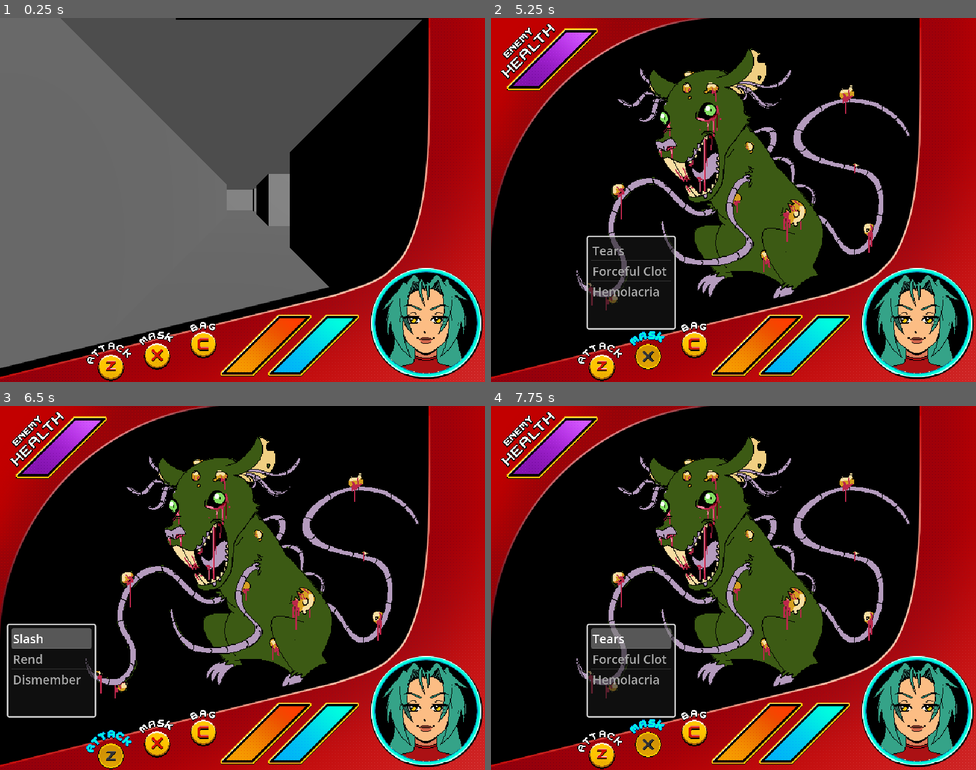
Above: before the commit, frames 1-4 (two rows, left to right).
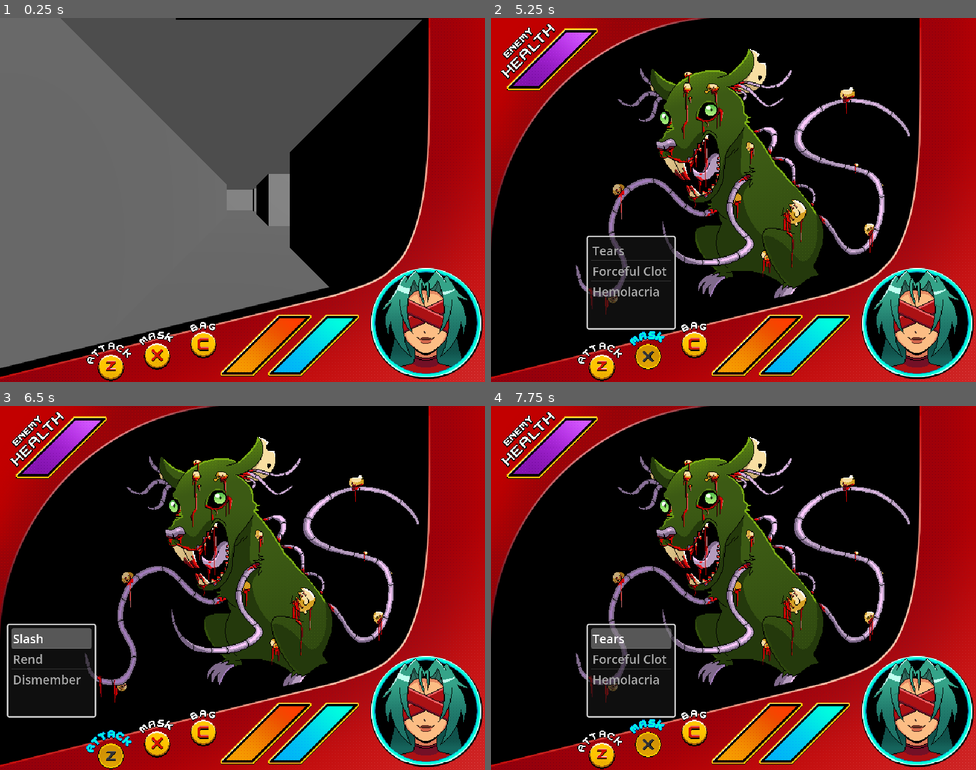
Above: after the commit, the same moments.

Repository: PotentiallyParadoxical/mask-breaker
Game: Godot game, scene res://world.tscn
Same seed, same stepped clock (60 frames per second), same inputs: the game is played once before the commit and once after it. The engine's default icon, where the game draws it, is replaced by a stand-in: a white triangle on a blue panel in a dark square.
Inputs (mouse positions are in pixels of both pictures, inside the frame that each line leads up to):
- Up to frame 1 (0.25 s): no input
- Up to frame 2 (5.25 s): click (646, 349) at 0.5 s; click (597, 360) at 1.25 s; click (694, 338) at 2 s; tap Enter at 2.75 s; hold D (move_right) 2.78-3.53 s; tap Z (Attack) at 2.85 s; hold S (move_back) 3.53-4.28 s; tap C (Item) at 3.6 s; hold D (move_right) 4.28-5.03 s; tap X (Magic) at 4.35 s; hold W (move_forward) from 5.03 s (still down); tap Q (Spawn) at 5.1 s
- Up to frame 3 (6.5 s): tap Space at 5.75 s; release W (move_forward) at 5.78 s; hold A (move_left) from 5.78 s (still down); tap Z (Attack) at 5.85 s
- Up to frame 4 (7.75 s): tap Enter at 6.5 s; tap C (Item) at 6.6 s; tap Space at 7.25 s; release A (move_left) at 7.28 s; hold S (move_back) from 7.28 s (still down); tap X (Magic) at 7.35 s

The runs differ from the first frame. In frame 1, 2.0% of the frame differs, in the area x 78-97%, y 69-98%; in frame 2, 11%; in frame 3, 11%, in the area x 17-97%, y 8-98%; in frame 4, 11%.

Commit message:
update assets

Diff:
--- a/control.gd
+++ b/control.gd
@@ -20,6 +20,7 @@
 func _ready() -> void:
 	mask_count = $Data.masks.keys().count
 	mask = $Data.masks.keys()[mask_index]
+	$Portrait/Mask.texture = load($Data.masks[mask]["sprite"])
 	player = $"Data".entities["player"].duplicate(true)
 	player["chp"] = player["hp"]
 	player["cmp"] = player["mp"]
--- a/control.tscn
+++ b/control.tscn
@@ -3,8 +3,8 @@
 [ext_resource type="Script" uid="uid://c6sik6wtx52ye" path="res://control.gd" id="1_qtu10"]
 [ext_resource type="Texture2D" uid="uid://cky2i61r2s72j" path="res://Assets/_REFERENCE.png" id="2_iy58a"]
 [ext_resource type="Texture2D" uid="uid://t2pg15oxm531" path="res://Assets/TopBar.png" id="3_6a6wx"]
-[ext_resource type="Texture2D" uid="uid://cwquay1b1dmus" path="res://Assets/rat_TEMP.png" id="3_kuuv8"]
-[ext_resource type="AudioStream" uid="uid://jvuwfq24j2br" path="res://Assets/hl2-stalker-scream.mp3" id="4_ou021"]
+[ext_resource type="Texture2D" uid="uid://dglokcrg08bne" path="res://Assets/ratClean.png" id="3_kuuv8"]
+[ext_resource type="AudioStream" uid="uid://ciuc7esc6k7xw" path="res://Assets/snd_menucancel.wav" id="4_3fl80"]
 [ext_resource type="Texture2D" uid="uid://cpv644i7cg72q" path="res://Assets/BottomBar.png" id="4_sky72"]
 [ext_resource type="Texture2D" uid="uid://bnwmlun4pvggj" path="res://Assets/Input_Z_UP.png" id="6_0ytqx"]
 [ext_resource type="Texture2D" uid="uid://b30fjj3kbjqt0" path="res://Assets/Input_Z_DOWN.png" id="7_pxugv"]
@@ -13,12 +13,14 @@
 [ext_resource type="Texture2D" uid="uid://i31jga75s4vy" path="res://Assets/Input_C_UP.png" id="10_am1vj"]
 [ext_resource type="Texture2D" uid="uid://bghvvuy3k1n05" path="res://Assets/Input_C_DOWN.png" id="11_g31lc"]
 [ext_resource type="Texture2D" uid="uid://bghtfy1nkmj2y" path="res://Assets/CharaPortBox.png" id="11_oq4si"]
-[ext_resource type="Texture2D" uid="uid://dmtj158mac8vm" path="res://Assets/CharaPort_TEMP.png" id="12_m4egf"]
 [ext_resource type="Texture2D" uid="uid://swa6omxgtpht" path="res://Assets/Bar_Empty.png" id="13_pi4e7"]
 [ext_resource type="Texture2D" uid="uid://b62uv817l81q0" path="res://Assets/Bar_Red.png" id="14_kuuv8"]
 [ext_resource type="Texture2D" uid="uid://dcypvhel4r728" path="res://Assets/Bar_Blue.png" id="15_ou021"]
 [ext_resource type="Texture2D" uid="uid://vj6537pfcuo0" path="res://Assets/Bar_Purple.png" id="16_3fl80"]
 [ext_resource type="Texture2D" uid="uid://bqakydduw8irw" path="res://Assets/EnemyHealth.png" id="17_8jbwv"]
+[ext_resource type="Texture2D" uid="uid://dt5fttaku1oqu" path="res://Assets/chara_Portrait.png" id="17_kuuv8"]
+[ext_resource type="Texture2D" uid="uid://dh77dp7iomqua" path="res://Assets/Mask5.png" id="18_3fl80"]
+[ext_resource type="Texture2D" uid="uid://de1o8upfg2wji" path="res://Assets/HairOverlay.png" id="19_8jbwv"]
 [ext_resource type="Script" uid="uid://d38s0tcvurpfc" path="res://data.gd" id="21_ou021"]
 
 [node name="Control" type="Control" unique_id=1237587980]
@@ -47,7 +49,8 @@
 texture = ExtResource("3_kuuv8")
 
 [node name="Hl2StalkerScream" type="AudioStreamPlayer" parent="Enemy" unique_id=484783691]
-stream = ExtResource("4_ou021")
+stream = ExtResource("4_3fl80")
+volume_db = 15.0
 
 [node name="Top Bar" type="TextureRect" parent="." unique_id=857206827]
 layout_mode = 0
@@ -169,7 +172,19 @@
 layout_mode = 0
 offset_right = 148.0
 offset_bottom = 146.0
-texture = ExtResource("12_m4egf")
+texture = ExtResource("17_kuuv8")
+
+[node name="Mask" type="TextureRect" parent="Portrait" unique_id=451934886]
+layout_mode = 0
+offset_right = 148.0
+offset_bottom = 146.0
+texture = ExtResource("18_3fl80")
+
+[node name="Hair" type="TextureRect" parent="Portrait" unique_id=494769803]
+layout_mode = 0
+offset_right = 40.0
+offset_bottom = 40.0
+texture = ExtResource("19_8jbwv")
 
 [node name="health holder" type="TextureRect" parent="." unique_id=1030584033]
 layout_mode = 0
--- a/data.gd
+++ b/data.gd
@@ -50,6 +50,7 @@
 var masks: Dictionary = {
 	"maskphys": {
 		"name": "Revolution",
+		"sprite": "res://Assets/Mask5.png",
 		"moves": [
 			["phys1", "mela1", "phle1"], # Moves at level 1
 			["phys2", "sang1"], # Add these at level 2
@@ -59,6 +60,7 @@
 	},
 	"masksang": {
 		"name": "",
+		"sprite": "",
 		"moves": [
 			[], # 1
 			[], # 2
@@ -68,6 +70,7 @@
 	},
 	"maskchol": {
 		"name": "",
+		"sprite": "",
 		"moves": [
 			["chol1"], # 1
 			["chol2"], # 2
@@ -77,6 +80,7 @@
 	},
 	"maskmela": {
 		"name": "",
+		"sprite": "",
 		"moves": [
 			[], # 1
 			["mela2"], # 2
@@ -86,6 +90,7 @@
 	},
 	"maskphle": {
 		"name": "",
+		"sprite": "",
 		"moves": [
 			[], # 1
 			["phle2"], # 2
--- a/player.tscn
+++ b/player.tscn
@@ -4,6 +4,7 @@
 [ext_resource type="Script" uid="uid://bwkqpk0pqtygm" path="res://player.gd" id="1_onrkg"]
 [ext_resource type="AudioStream" uid="uid://cyfuc3pgh0epq" path="res://Assets/snd_menuconfirm2.wav" id="3_i3pqv"]
 [ext_resource type="AudioStream" uid="uid://hxdjuvjtp1a7" path="res://Assets/snd_menuding.wav" id="4_hqtel"]
+[ext_resource type="AudioStream" uid="uid://daertmjr5bs0h" path="res://Assets/mus_roaming01.ogg" id="5_sweqy"]
 
 [sub_resource type="SphereShape3D" id="SphereShape3D_onrkg"]
 
@@ -26,3 +27,7 @@
 
 [node name="Heal" type="AudioStreamPlayer3D" parent="." unique_id=1315378490]
 stream = ExtResource("4_hqtel")
+
+[node name="Music" type="AudioStreamPlayer3D" parent="." unique_id=1536358209]
+stream = ExtResource("5_sweqy")
+autoplay = true
Binary file added: Assets/HairOverlay.png
Not shown, added: Assets/HairOverlay.png.import
Binary file added: Assets/Mask1_Redo_Gems.png
Not shown, added: Assets/Mask1_Redo_Gems.png.import
Binary file added: Assets/Mask1_Redo_NoGems.png
Not shown, added: Assets/Mask1_Redo_NoGems.png.import
Binary file added: Assets/Mask4.png
Not shown, added: Assets/Mask4.png.import
Binary file added: Assets/Mask5.png
Not shown, added: Assets/Mask5.png.import
Binary file added: Assets/chara_Portrait.png
Not shown, added: Assets/chara_Portrait.png.import
(and 7 more such lines)
